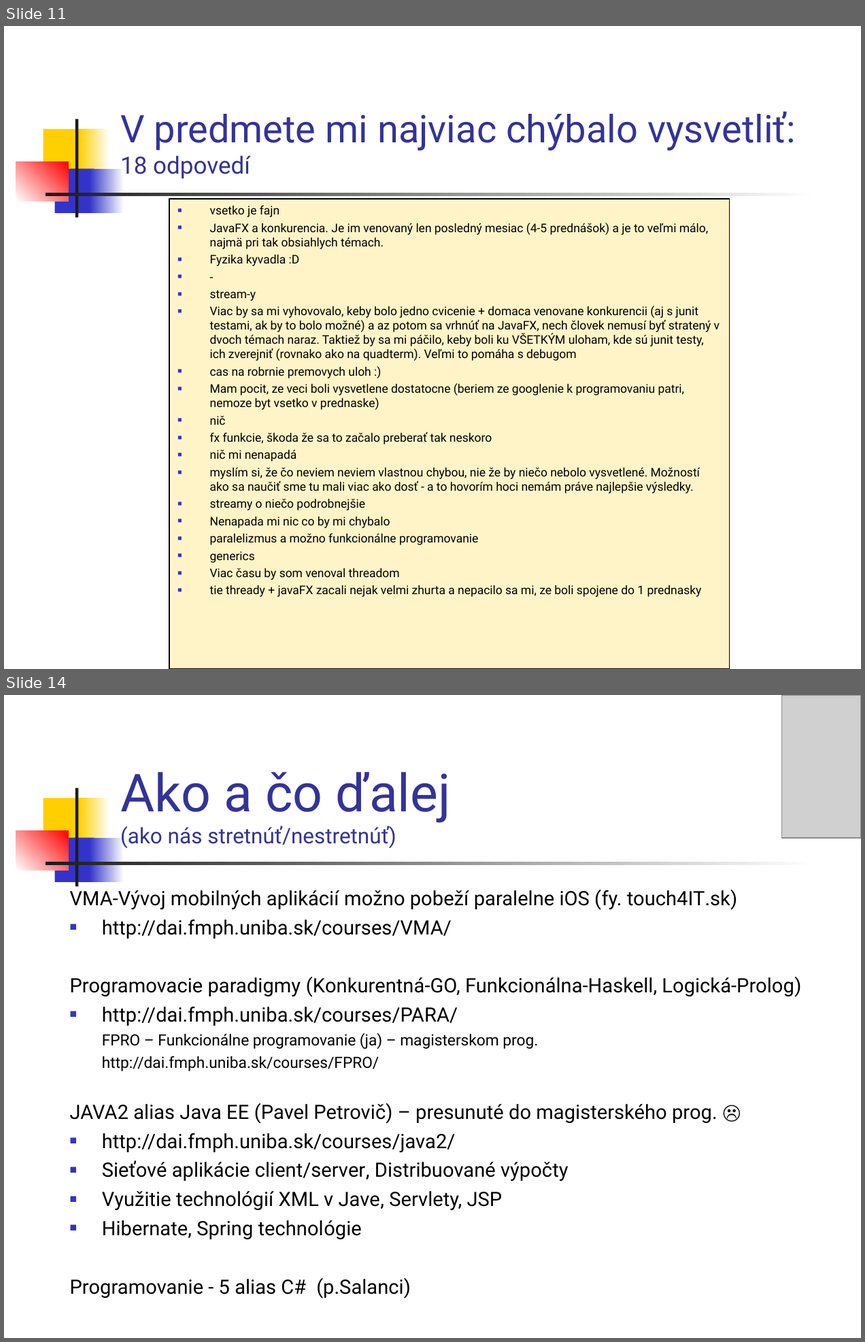
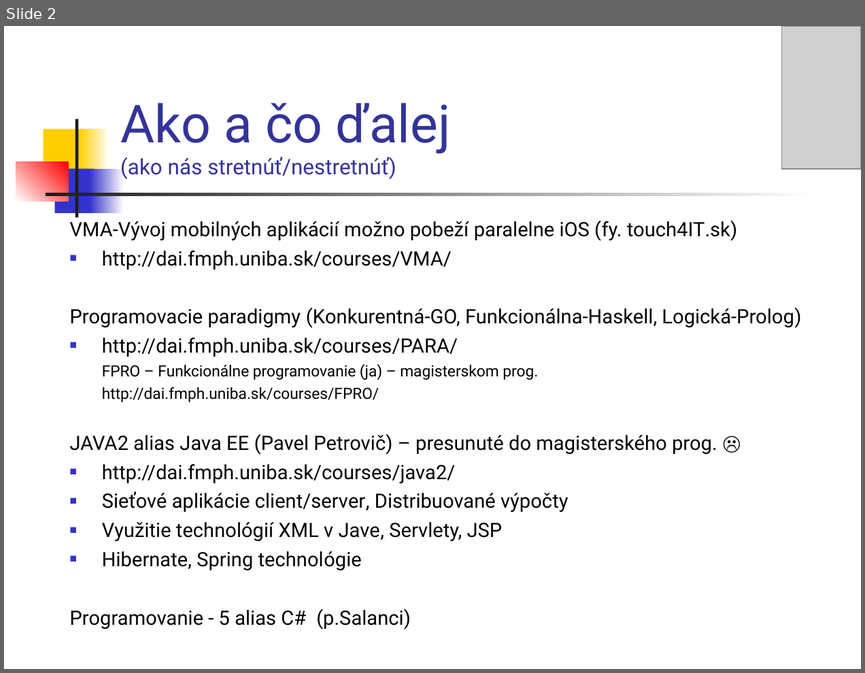
Before and after one commit to Programovanie4/Prednasky, a slide deck: 13/grandfinale.ppt. Shown one above the other, each under a label of ours: slides 11 and 14 before the commit, slide 2 after it; the slides between them are not shown. The pictures are 865x1342 and 865x673 pixels, drawn with LibreOffice and Linux fonts; fonts in the diff are those of the drawing; grey boxes stand for pictures. Boxes give left, top, right and bottom in pixels: in the first picture for what was removed or moved away, otherwise in the second. Text is boxed around its words. In the diff, an @@ line names an element or a change of style, - is before the commit and + after.

```diff
--- a/13/grandfinale.ppt
+++ b/13/grandfinale.ppt
@@ slide 11 removed at [4, 26, 861, 669], background #FFFFFF; not listed: 7 template elements that a slide beside it also shows @@
@@ title removed at [120, 111, 795, 178] @@
-V predmete mi najviac chýbalo vysvetliť:
-18 odpovedí
@@ rectangle removed at [169, 199, 729, 669] @@
-■ vsetko je fajn
-■ JavaFX a konkurencia. Je im venovaný len posledný mesiac (4-5 prednášok) a je to veľmi málo, najmä pri tak obsiahlych témach.
-■ Fyzika kyvadla :D
-■ -
-■ stream-y
-■ Viac by sa mi vyhovovalo, keby bolo jedno cvicenie + domaca venovane konkurencii (aj s junit testami, ak by to bolo možné) a az potom sa vrhnúť na JavaFX, nech človek nemusí byť stratený v dvoch témach naraz. Taktiež by sa mi páčilo, keby boli ku VŠETKÝM uloham, kde sú junit testy, ich zverejniť (rovnako ako na quadterm). Veľmi to pomáha s debugom
-■ cas na robrnie premovych uloh :)
-■ Mam pocit, ze veci boli vysvetlene dostatocne (beriem ze googlenie k programovaniu patri, nemoze byt vsetko v prednaske)
-■ nič
-■ fx funkcie, škoda že sa to začalo preberať tak neskoro
-■ nič mi nenapadá
-■ myslím si, že čo neviem neviem vlastnou chybou, nie že by niečo nebolo vysvetlené. Možností ako sa naučiť sme tu mali viac ako dosť - a to hovorím hoci nemám práve najlepšie výsledky.
-■ streamy o niečo podrobnejšie
-■ Nenapada mi nic co by mi chybalo
-■ paralelizmus a možno funkcionálne programovanie
-■ generics
-■ Viac času by som venoval threadom
-■ tie thready + javaFX zacali nejak velmi zhurta a nepacilo sa mi, ze boli spojene do 1 prednasky
@@ what was slide 14 is now slide 2 @@
```
Also in this commit, not shown: 1 slide changed, 1 slide added, 12 other slides removed, 4 other files.
